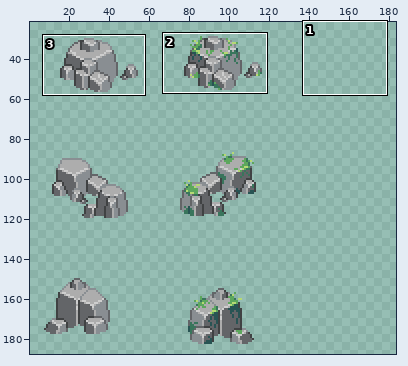
One commit to this pixel-art file: graphics/tiles/obstacles/obstacle.aseprite. Above, an overview of the earlier version with the close-up marked.
Close-up. Before the commit:
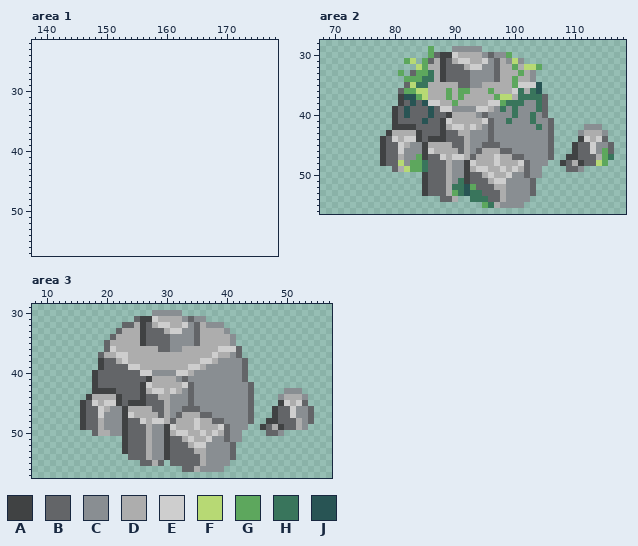
128x192 pixels, 1 frame. Shown: area 1: x 138..178, y 22..57; area 2: x 68..118, y 28..56; area 3: x 8..57, y 29..57. The old version is drawn lined up with the new one, on the new canvas. The wide view leaves out empty margins. The commit also changed other parts of the picture, which this record leaves out.
Palette (. is transparent): A #404243  B #636568  C #898e92  D #adadad  E #cecece  F #b7d974  G #5da75d  H #39755c  J #285454
Pixels before, area 2, first column x 78:
29 ........G...CCCCC......................
30 ........GBAAEDDDDCBCCG.................
31 ....GF.GBDABDEEDDECBDCFC...............
32 ......FGDDABBBDEECCBDDGDFFG............
33 ...G.BGGHDABBBBCCCCBDDDGDC.............
34 ....GGGHHDABBBBCCCCBDDGDDC.............
35 ....BFHHDDDDDBBCCDDDDDGEEEJ............
36 ...BGGFFDDDGDGGDDDGDDDEHDHJ............
37 ...AJJGFDDDGDGDDDDDGFFDHHHHB...........
38 ...ABJBJEEDDGDDDDDEEGHHHCCHB...........
39 ..ABJBBBJBEECCCCEEDCHCHCCCHB...........
40 ..ABJBBBJBBADDDDCBCCCCHCCHCB...........
41 ..ABBBBJBBAEDDDDDEBCCHCCCHCCB..........
42 ..AAAABBBBADEEDEDCBCCCCCCCHCB.....CCC..
43 .ADDDDABBBABBDDCCCBCCCCCCCCCB....CDDDC.
44 ABEDEEABAAABBBDCCCBCCCCCCCCCB....AEDEB.
45 ABBEDCCADDDDBBDCCBBBCCCCCCCCB...ABBECCB
46 ABBECCCAEDDDDBDCBDDDBBCCCCCCB...ABBECGB
47 ABBDCCGABBEDEEDBDDDEDDBBCCCCB..AABBBDGH
48 ABBFCGGHBBBDCCAEDDDEDDDEBCCC..ABDABBFG.
49 ..BDFGGHBBBDCCADEEDDEDEDBCC....BBC.....
50 .......ABBBDCCABBDEDDECCBCC............
51 .......ABBBDCHABBBDEECCCCB.............
52 .......ABBBDHHJGBBBDDCCCCB.............
53 .......ABBBDGHJHHBBBDCCCCB.............
54 ..........BBD..HHHBBDCCCC..............
55 .................GHDCCCC...............
Pixels before, area 3, first column x 16:
30 ............CCCCC......................
31 .........BAAEDDDDCBCC..................
32 .......BBDABDEEDDECBDCCC...............
33 ......BDDDABBBDEECCBDDDDC..............
34 .....BDDDDABBBBCCCCBDDDDDC.............
35 ....BDDDDDABBBBCCCCBDDDDDC.............
36 ....BEDDDDDDDBBCCDDDDDDEEEB............
37 ...BDDEEDDDDDDDDDDDDDDEDDCB............
38 ...ABBDEDDDDDDDDDDDDEEDCCCCB...........
39 ...ABBBBEEDDDDDDDDEEDCCCCCCB...........
40 ..ABBBBBBBEECCCCEEDCCCCCCCCB...........
41 ..ABBBBBBBBADDDDCBCCCCCCCCCB...........
42 ..ABBBBBBBAEDDDDDEBCCCCCCCCCB..........
43 ..AAAABBBBADEEDEDCBCCCCCCCCCB.....CCC..
44 .ADDDDABBBABBDDCCCBCCCCCCCCCB....CDDDC.
45 ABEDEEABAAABBBDCCCBCCCCCCCCCB....AEDEB.
46 ABBEDCCADDDDBBDCCBBBCCCCCCCCB...ABBECCB
47 ABBECCCAEDDDDBDCBDDDBBCCCCCCB...ABBECCB
48 ABBDCCCABBEDEEDBDDDEDDBBCCCCB..AABBBDCB
49 ABBDCCCABBBDCCAEDDDEDDDEBCCC..ABDABBDC.
50 ..BDDCCABBBDCCADEEDDEDEDBCC....BBC.....
51 .......ABBBDCCABBDEDDECCBCC............
52 .......ABBBDCCABBBDEECCCCB.............
53 .......ABBBDCCABBBBDDCCCCB.............
54 ........BBBDCCABBBBBDCCCCB.............
55 ..........BBDB.BBBBBDCCCC..............
56 .................BBDCCCC...............
Once edited:
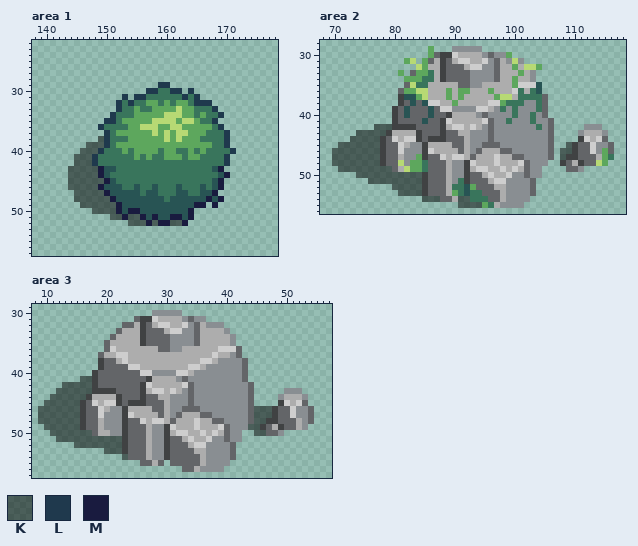
Colours new in this view: K #00000080  L #1f394d  M #191b3f
From old to new:
canvas 128x192 -> 256x192
Changed rows in their new state; - is an unchanged pixel.
Area 1:
first column x 144:
29 ---------------LL-----------
30 -------------LLHHLL-L-------
31 ---------L-LLHHHHHHLHL------
32 --------LHLHHGGHGHGGHLLL----
33 --------LHHGHHGGGGFGGHHHL---
34 -------LHHHGGGGGFFFGGHGHHL--
35 ------LLHGGGGGFFFFGFFGHHL---
36 -----LHHHHGGFFFGGFFGGGGGHL--
37 ------LHGGGGGGFGFGFFGGGHHHL-
38 -----KLHHHGGGGGGFGFGGGHHHHL-
39 ---KKKLHGGGGGGGGGGGGGGGGHHL-
40 --KKKLHHHGHGGGGHGGHHGHGHHHHL
41 -KKKLHHHHHHGHGHHGGGHGGHHHHL-
42 -KKKLHHHHHHHHHHHHHHHHHHHHHL-
43 KKKKKMJJHHHHHHHHHHHHHHHHJM--
44 KKKKKMJHHHHHHHHHHHHHHHHHHJM-
45 KKKKKKMJHHHHHHHHHHHHHHHHJM--
46 KKKKKMJJJHHJHHJHHHJHHHJHJM--
47 -KKKKKMJJJJJHJJHHHJJHHJJM---
48 -KKKKKKMJJJJJJJJHJJJJJJMJM--
49 --KKKKKKMJJJJJJJJJJJJMM-M---
50 ----KKKKMJMMJJJJJJJJM-------
51 -------KKMKKMJMJJMMJM-------
52 ----------KKKMKMMKKM--------
Area 2:
first column x 70:
42 -------KKK------------------------------
43 ----KKKKK-------------------------------
44 ---KKKKK--------------------------------
45 -KKKKKKK-------------------------------K
46 KKKKKKKK------------------------------KK
47 KKKKKKKK------------------------------K-
48 KKKKKKKK--------------------------------
49 -KKKKKKKKK------------------------------
50 ----KKKKKKKKKKK-------------------------
51 ------KKKKKKKKK-------------------------
52 ----------KKKKK-------------------------
53 -----------KKKK-------------------------
54 ---------------KKK---KK-----------------
55 ---------------------KKKK---------------
Area 3:
first column x 9:
41 -------KK------------------------------
42 ----KKKKK------------------------------
43 ---KKKKKK------------------------------
44 --KKKKKK-------------------------------
45 -KKKKKK--------------------------------
46 KKKKKKK-----------------------------KKK
47 KKKKKKK-----------------------------KKK
48 KKKKKKK-----------------------------KK-
49 -KKKKKK----------------------------KK--
50 --KKKKKKK---------------------------KK-
51 ---KKKKKKKKKKK-------------------------
52 ------KKKKKKKK-------------------------
53 -----------KKK-------------------------
54 --------------K------------------------
